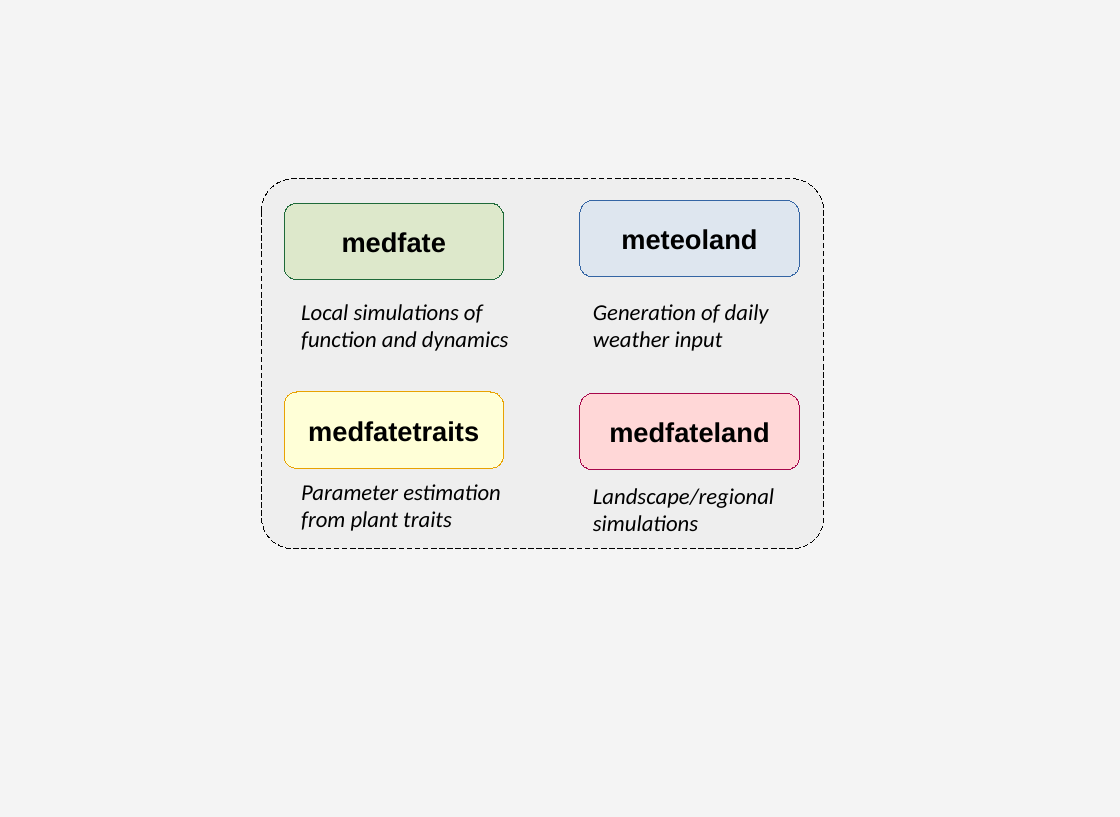
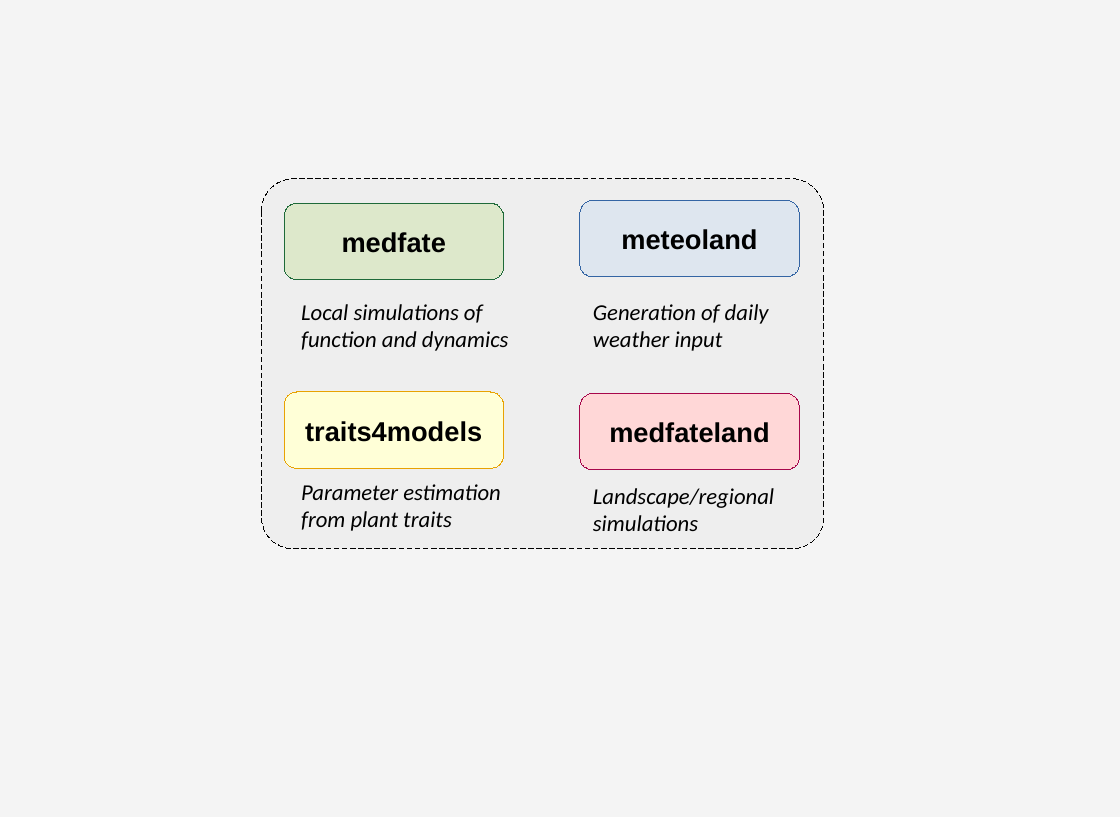
Before and after one commit to emf-creaf/medfatebook, a slide deck: slide 1 of figures/Diagrams.odp. Drawn at 1120x817 pixels with LibreOffice and Linux fonts; fonts in the diff are those of the drawing. Boxes give left, top, right and bottom in pixels: in the first picture for what was removed or moved away, otherwise in the second. Text is boxed around its words. In the diff, an @@ line names an element or a change of style, - is before the commit and + after.

```diff
--- a/figures/Diagrams.odp
+++ b/figures/Diagrams.odp
@@ text in rounded rectangle at bbox=[305, 421, 482, 442]: text changed @@
-medfatetraits
+traits4models
```
Also in this commit, not shown: 4 other slides changed, 33 other files.
